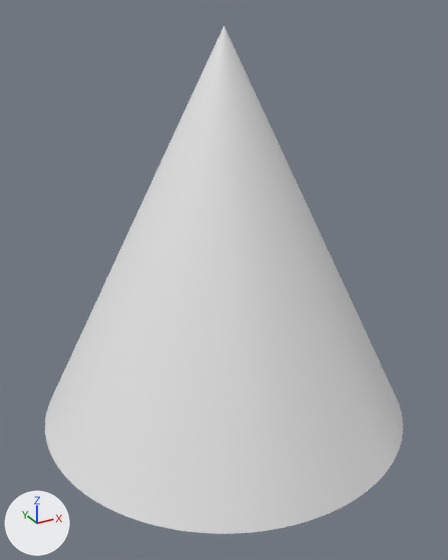
The OBJ model assets/LilDudeOutline.obj: old version first, new version second.
Before and after are seen from a 50 mm camera at (-1.53, -2.78, 2.14) aimed at (0.0, 0.0, 0.75). Lighting does not change. The marker at lower left points along +X, +Y and +Z. Where no turn or scale is listed for an object, it has been applied to the vertices.

Script lines for the objects in view, before the commit:
```python
me_cone_001 = bpy.data.meshes.new('Cone.001')
me_cone_001.from_pydata(...)  # a 100-sided cone pointing to +z spanning x -1.05..1.05, y -1.05..1.05, z -0.05..2.06
ob_cone_001 = bpy.data.objects.new('Cone.001', me_cone_001)
ob_cone_001.location = (0.0, 0.0, 0.0)
```
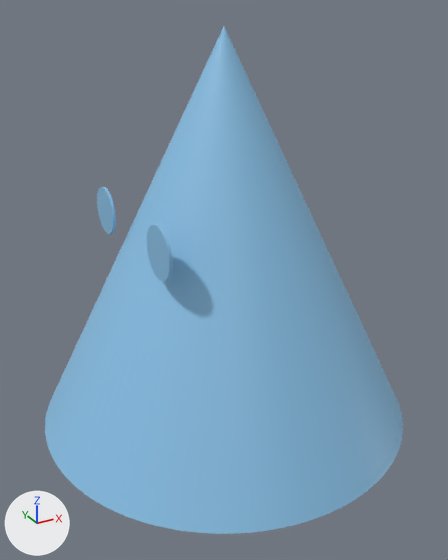
Commit message: Outline to Lil Dude + Eyes

What differs and where, as boxes [x1, y1, x2, y2] in the pictures (448 x 560 px):
'Cone.001', recoloured (white to blue)
    both: [45, 26, 403, 534]
'Cylinder.001', added (blue)
    after: [97, 187, 173, 281]

What changed in the scene script:
```text
Add mat_material_002:
    mat_material_002 = principled_material('Material.002')
    mat_material_002.base_color = (0.255, 0.538, 0.8)  # blue #8ac2e7
Change me_cone_001:
    where me_cone_001.from_pydata(...)  # 101 vertices, 101 faces; spans x -1.05..1.05, y -1.05..1.05, z -0.05..2.06
    add me_cone_001.materials.append(mat_material_002)  # blue #8ac2e7
Add me_cylinder_001:
    me_cylinder_001.from_pydata(...)  # a 32-sided cylinder along x spanning x -0.537..-0.521, y -0.488..-0.231, z 1.002..1.258; a 32-sided cylinder along x spanning x -0.537..-0.521, y 0.231..0.488, z 1.002..1.258
    me_cylinder_001.materials.append(mat_material_002)  # blue #8ac2e7
Add ob_cylinder_001:
    ob_cylinder_001 = bpy.data.objects.new('Cylinder.001', me_cylinder_001)
    ob_cylinder_001.location = (0.0, 0.0, 0.0)
```
